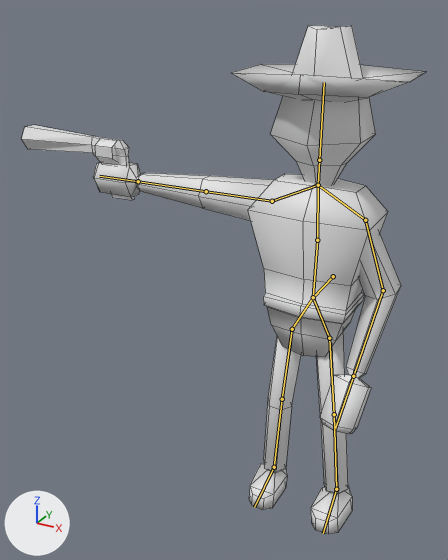
The Blender file Game/Assets/Models/dude.blend as it was, and as the next commit left it.
The view is the same before and after, from a 50 mm lens placed at (6.38, -17.65, 8.77), pointed at (-3.09, -0.45, 0.17). Every picture has the same lights, and +X, +Y and +Z are marked at lower left. Both versions are drawn at frame 2 of the action 'ArmatureAction'; the numbers are the values there. The bones that bend it are drawn over the model as lines. Mesh edges are drawn as thin lines.
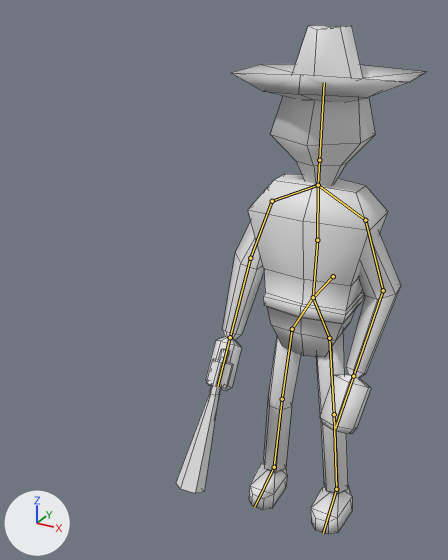
Changed parts and their boxes [x1, y1, x2, y2] in the pictures (448 x 560 px):
'Cube', posed (33% narrower): before [93, 25, 427, 534]; after [205, 25, 427, 534]
'Cylinder', posed (49% narrower, 91% taller): before [22, 125, 134, 200]; after [176, 349, 233, 493]
bone 'arm_upper_r', root to tip: before (272, 201) to (206, 191); after (272, 201) to (250, 258)
bone 'arm_lower_r', root to tip: before (206, 191) to (138, 181); after (250, 258) to (230, 337)

The change in detail:
Bone 'arm_upper_r' (bone_arm_upper_r) turns from (0, 0, 0) to (-106, -18, 112) degrees about its own x, y and z.
Bone 'arm_lower_r' (bone_arm_lower_r) turns from (0, 0, 0) to (41, 4, 9) degrees about its own x, y and z.
